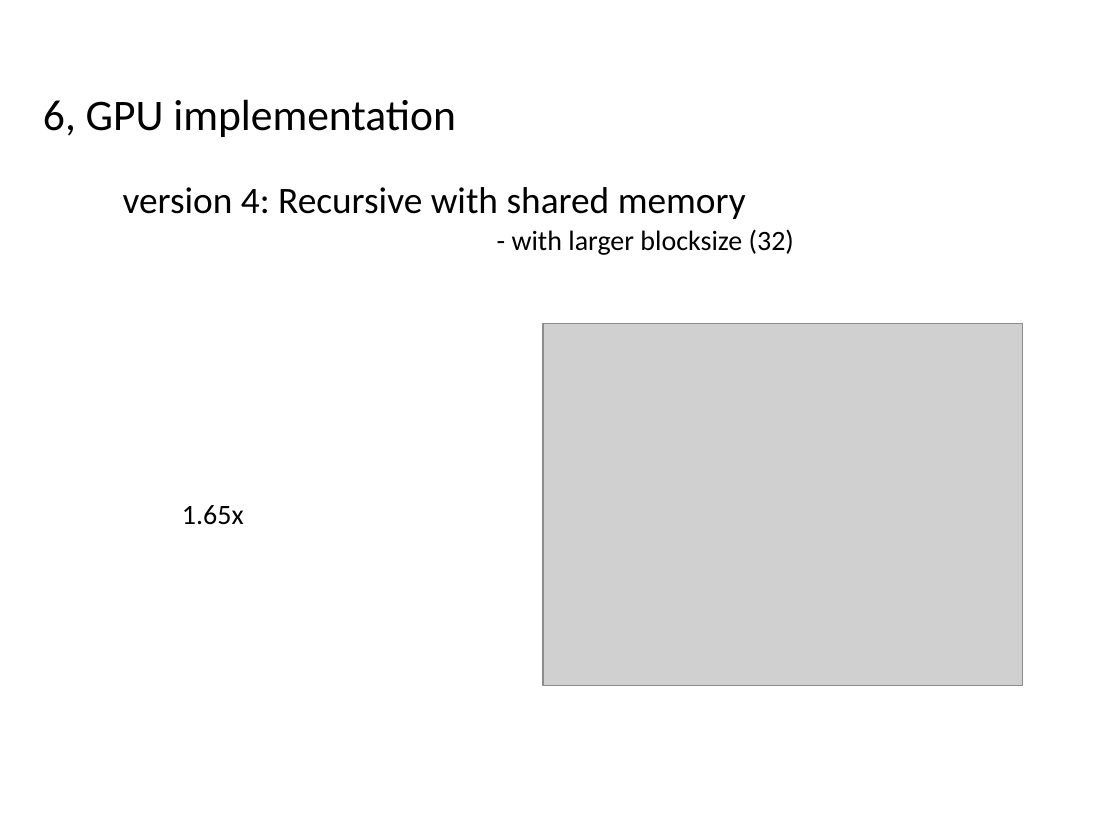
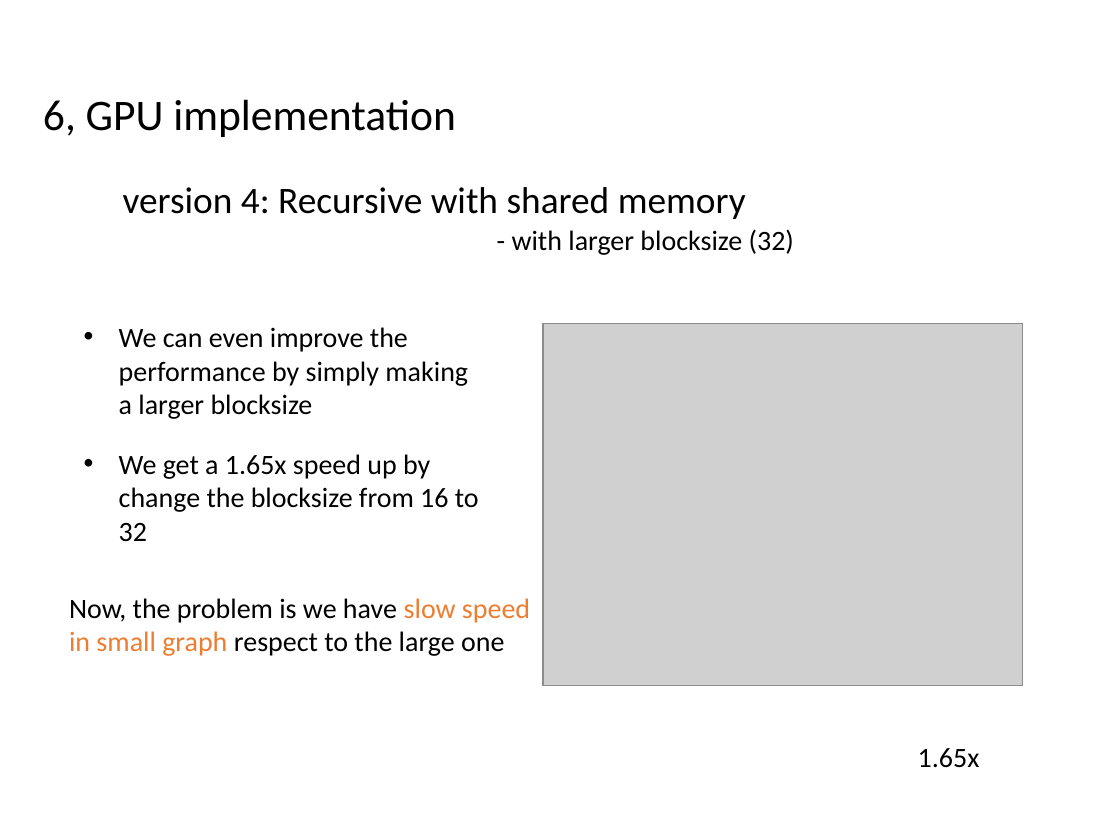
Before and after one commit to deyiaodiao/APSP_CUDA, a slide deck: slide 12 of report/CS677 Final Project.pptx (slide 11 before the commit). Drawn at 1120x840 pixels with LibreOffice and Linux fonts; fonts in the diff are those of the drawing; grey boxes stand for pictures. Boxes give left, top, right and bottom in pixels: in the first picture for what was removed or moved away, otherwise in the second. Text is boxed around its words. In the diff, an @@ line names an element or a change of style, - is before the commit and + after.

```diff
--- a/report/CS677 Final Project.pptx
+++ b/report/CS677 Final Project.pptx
@@ text added at bbox=[119, 327, 468, 419], 18 pt, text #000000 @@
+• We can even improve the performance by simply making a larger blocksize
@@ text added at bbox=[119, 454, 479, 542], 18 pt, text #000000 @@
+• We get a 1.65x speed up by change the blocksize from 16 to 32
@@ text added at bbox=[69, 598, 530, 656], 18 pt, text #000000 @@
+Now, the problem is we have slow speed in small graph respect to the large one
@@ text "1.65x": place and size @@
-text "1.65x" at bbox=[182, 505, 244, 525]
+text "1.65x" at bbox=[918, 748, 980, 768]
```
Also in this commit, not shown: 12 other slides changed, 1 slide added, 3 other files.
